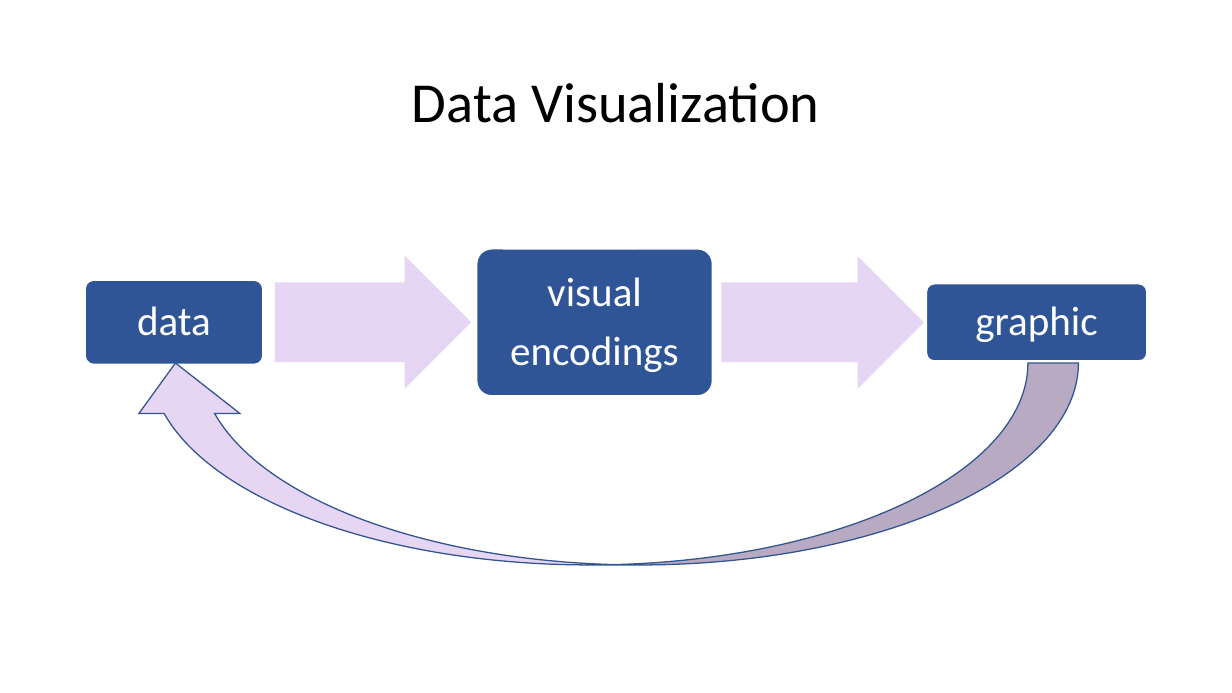
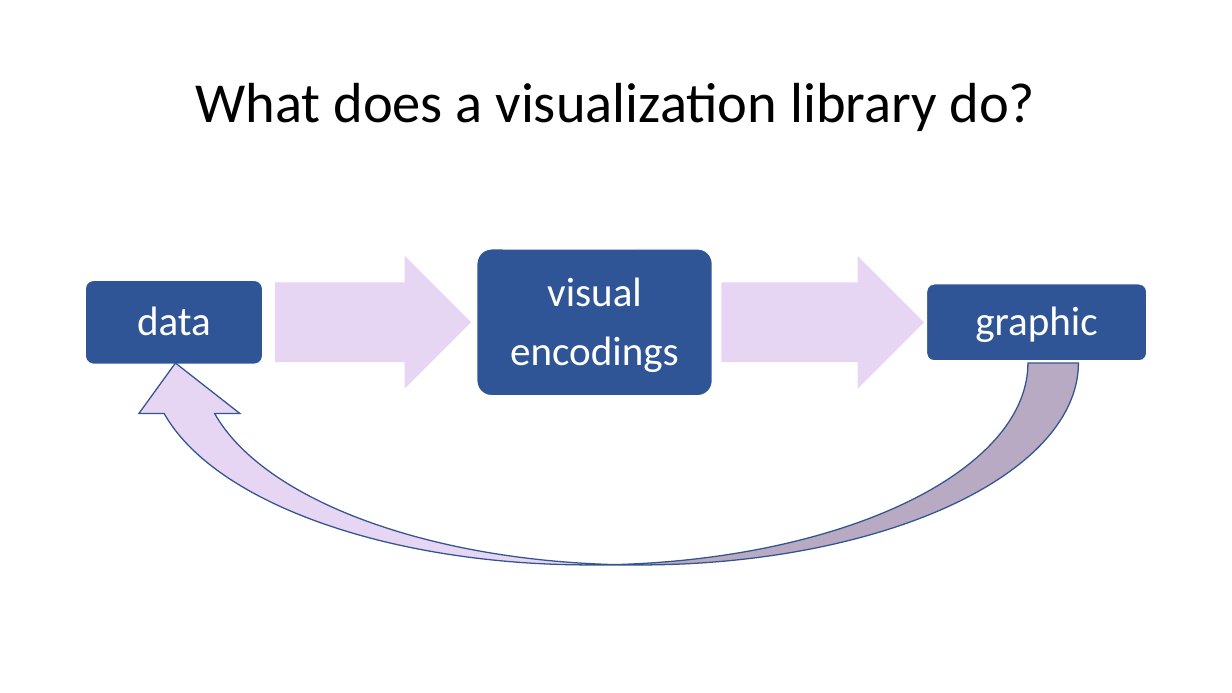
Before and after one commit to story645/proposal, a slide deck: slide 2 of deck/pres.pptx (slide 1 before the commit). Drawn at 1232x693 pixels with LibreOffice and Linux fonts; fonts in the diff are those of the drawing. Boxes give left, top, right and bottom in pixels: in the first picture for what was removed or moved away, otherwise in the second. Text is boxed around its words. In the diff, an @@ line names an element or a change of style, - is before the commit and + after.

```diff
--- a/deck/pres.pptx
+++ b/deck/pres.pptx
@@ title at (196, 82, 1036, 131): text changed @@
-Data Visualization
+What does a visualization library do?
```
Also in this commit, not shown: 7 other slides changed, 17 slides added, 14 slides removed, 4 other files.
